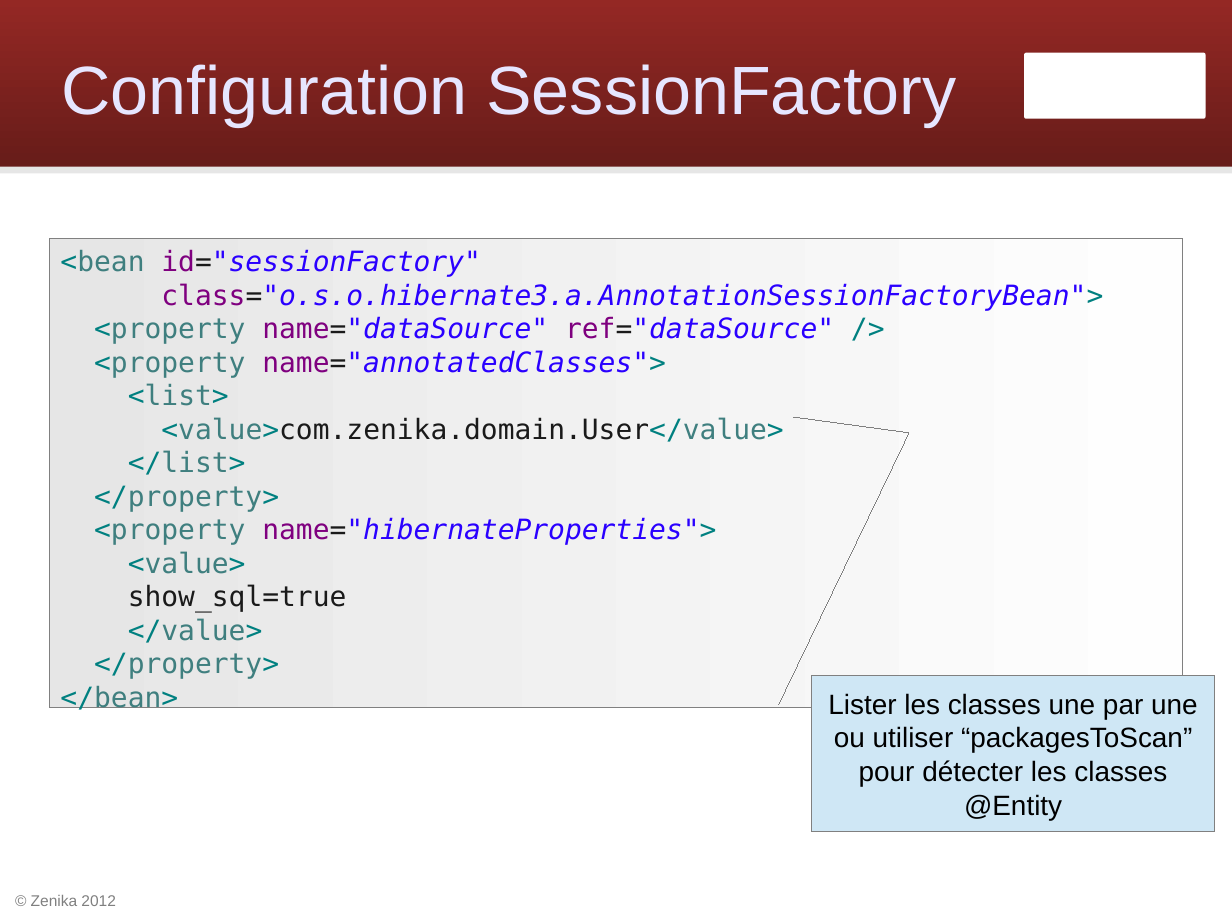
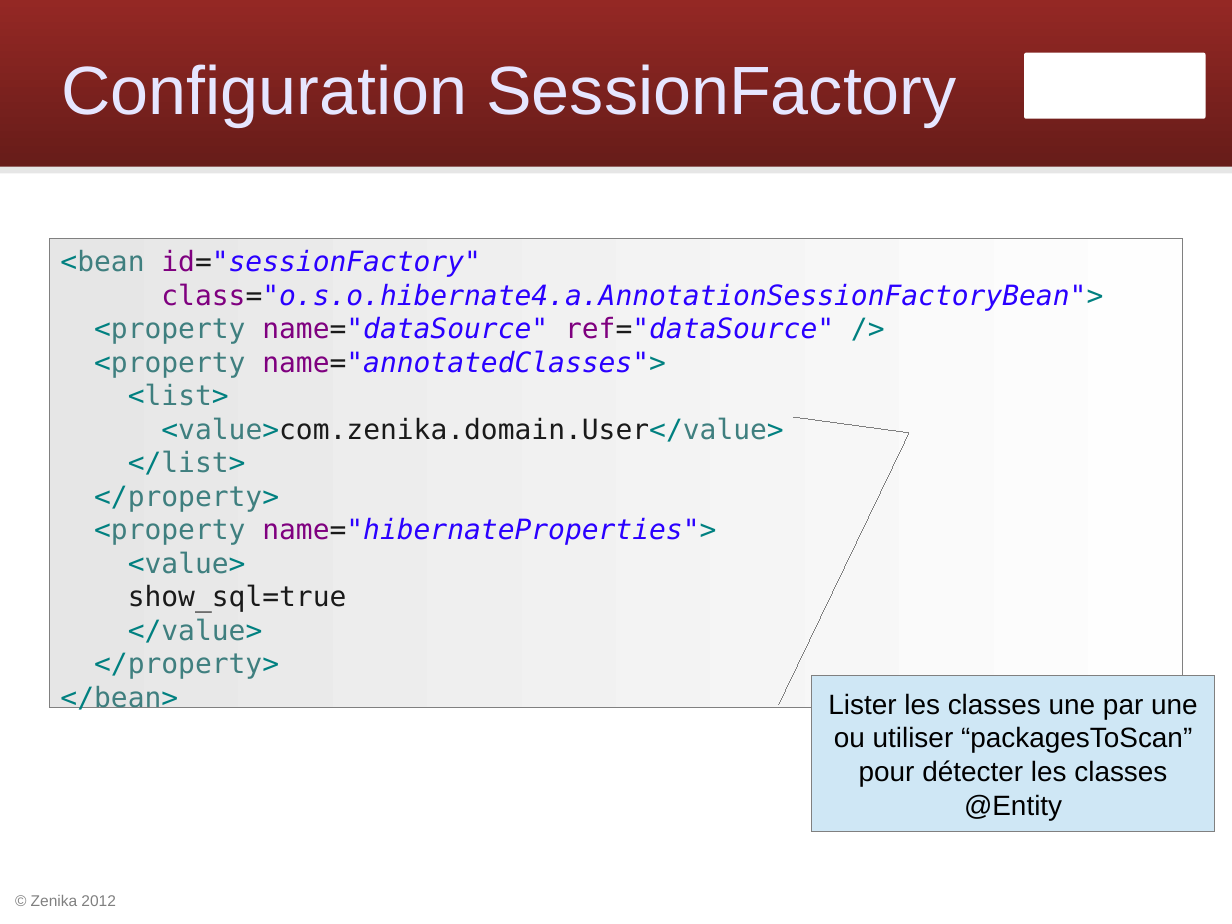
Before and after one commit to Zenika/workshop-spring-core, a slide deck: slide 63 of spring-workshop.odp. Drawn at 1232x924 pixels with LibreOffice and Linux fonts; fonts in the diff are those of the drawing; background and template pictures are left out. Boxes give left, top, right and bottom in pixels: in the first picture for what was removed or moved away, otherwise in the second. Text is boxed around its words. In the diff, an @@ line names an element or a change of style, - is before the commit and + after.

Commit message:
Utiliser Hibernate 4

```diff
--- a/spring-workshop.odp
+++ b/spring-workshop.odp
@@ text in rectangle at [161,283,1103,310]: text changed @@
-class="o.s.o.hibernate3.a.AnnotationSessionFactoryBean">
+class="o.s.o.hibernate4.a.AnnotationSessionFactoryBean">
```
Also in this commit, not shown: 3 other slides changed, 7 other files.
